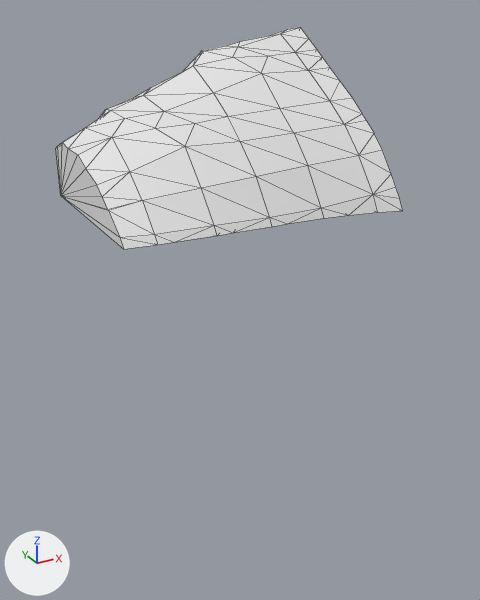
The glTF model assets/terrain/surface_pieces/surf_32_2.glb, before and after one commit.
Rendered twice from a 50 mm lens placed at (47.01, 87.5, -11.73), pointed at (52.38, 97.28, -16.62). The axes (+X, +Y, +Z) are drawn at lower left. The lights are the same throughout. The first picture is the older version. Mesh edges are drawn as thin lines. Where no turn or scale is listed for an object, it has been applied to the vertices.

Names of what the first picture shows: 'geometry_0'.
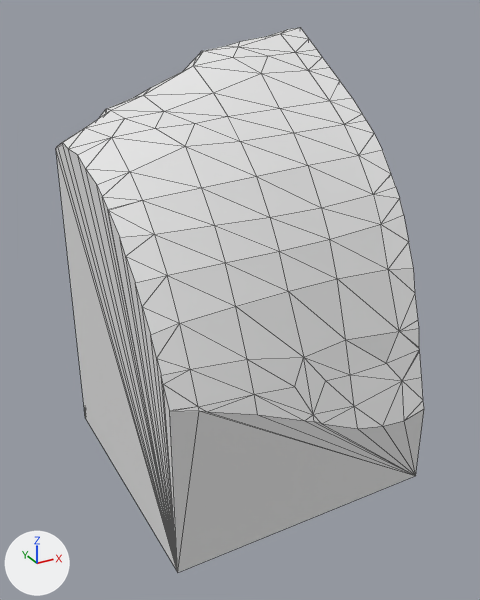
Location of each change, [x1, y1, x2, y2] in pixels of the pictures (480 x 600 px):
```json
{"object": "geometry_0", "change": "reshaped", "before": [56, 28, 403, 249], "after": [56, 28, 424, 572], "on screen": "6% wider, 145% taller"}
{"part": 1, "of": "me_geometry_0", "change": "built on", "before": [56, 143, 403, 249], "after": [56, 143, 424, 572]}
```

Edits to the scene script, one JSON object a line:
```json
{"block": "me_geometry_0", "where": "# used by ob_geometry_0; location = (0.0, 0.0, 0.0)"}
{"op": "remove", "block": "me_geometry_0", "code": "me_geometry_0.from_pydata(...)  # 88 vertices, 172 faces; spans x 50.0..55.0, y 96.09..100.0, z -15.0..-12.09"}
{"op": "add", "block": "me_geometry_0", "code": "me_geometry_0.from_pydata(...)  # 133 vertices, 262 faces; spans x 50.0..55.0, y 95.0..100.0, z -20.0..-12.09"}
{"block": "me_geometry_0", "change": "me_geometry_0 part 1"}
{"block": "me_geometry_0", "change": "12 vertices are removed from x 50.0..55.0, y 96.09..100.0, z -15.0"}
{"block": "me_geometry_0", "change": "67 faces are deleted"}
{"block": "me_geometry_0", "change": "1 vertex moves from x 50.51, y 96.45, z -15.0 to x 50.0, y 96.44, z -15.08"}
{"block": "me_geometry_0", "change": "57 vertices are added at x 50.0..55.0, y 95.0..100.0, z -20.0..-15.06"}
{"block": "me_geometry_0", "change": "157 new faces join them"}
```
